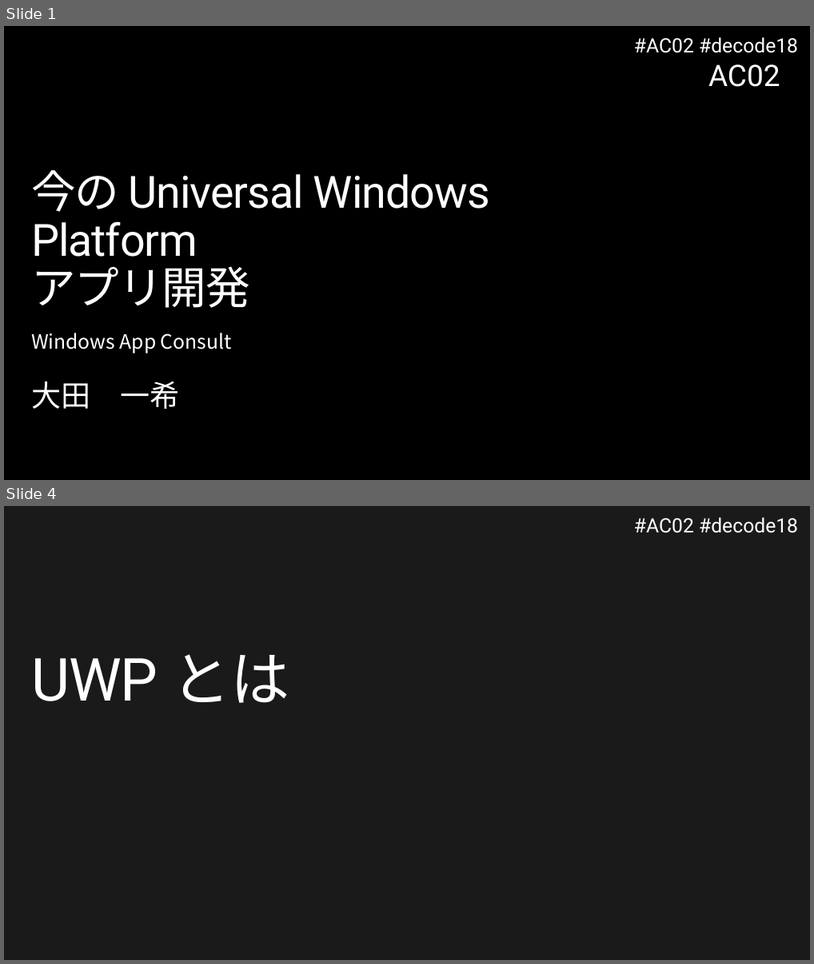
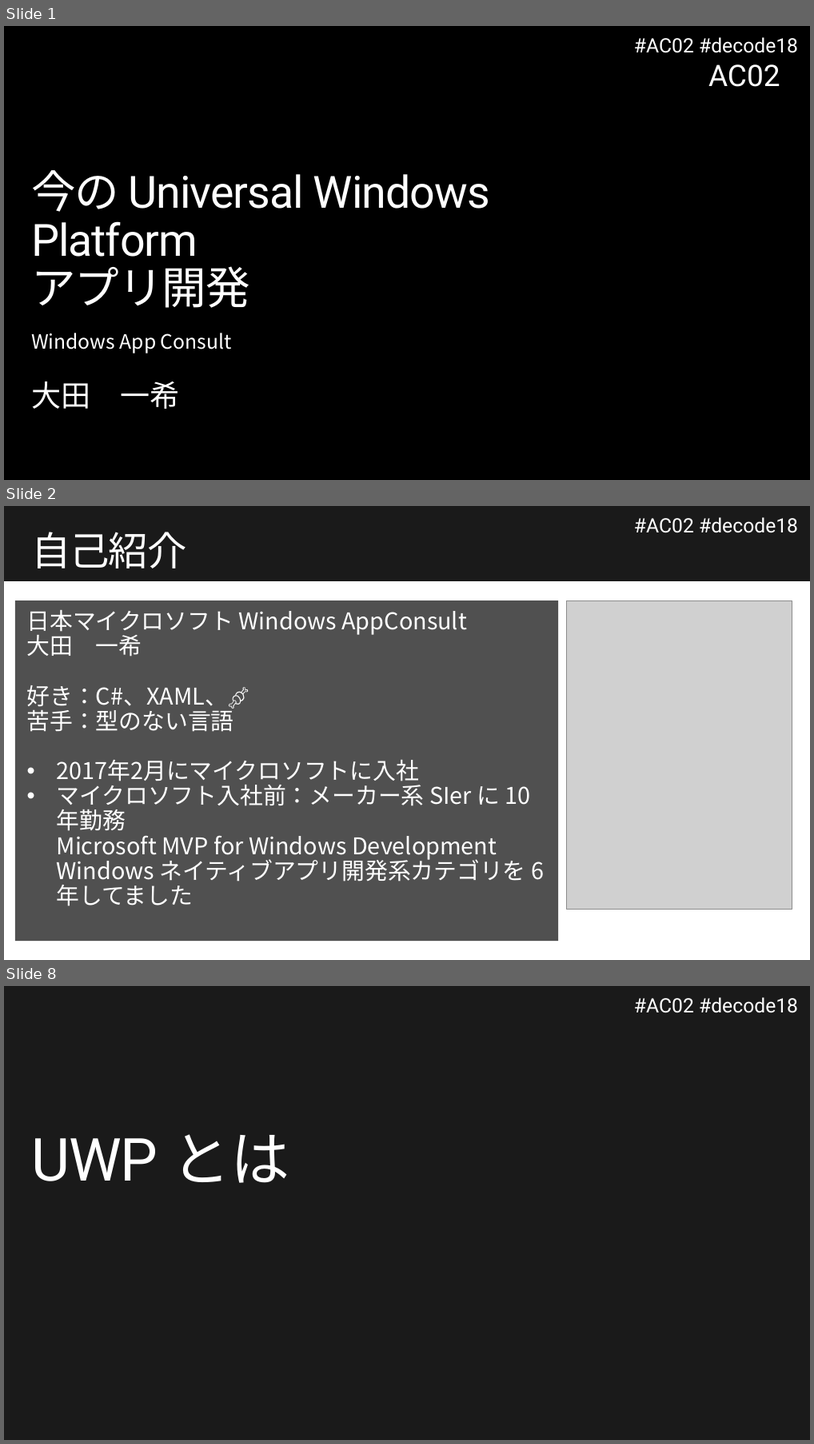
Before and after one commit to runceel/decode2018, a slide deck: docs/AC02.pptx. Shown one above the other, each under a label of ours: slides 1 and 4 before the commit, slides 1, 2 and 8 after it; the slides between them are not shown. The pictures are 814x964 and 814x1444 pixels, drawn with LibreOffice and Linux fonts; fonts in the diff are those of the drawing; grey boxes stand for pictures; background and template pictures are left out. Boxes give left, top, right and bottom in pixels: in the first picture for what was removed or moved away, otherwise in the second. Text is boxed around its words. In the diff, an @@ line names an element or a change of style, - is before the commit and + after.

```diff
--- a/docs/AC02.pptx
+++ b/docs/AC02.pptx
@@ slide 2 added at bbox=[4, 506, 810, 960], background #FFFFFF; not listed: 1 template element that a slide beside it also shows @@
@@ rectangle added at bbox=[4, 506, 810, 581], fill #1A1A1A @@
@@ text added at bbox=[634, 517, 798, 533], 24 pt, text #1A1A1A @@
+#AC02 #decode18
@@ title added at bbox=[31, 532, 186, 568], 48 pt, text #FFFFFF @@
+自己紹介
@@ rectangle added at bbox=[15, 600, 559, 940], fill #505050, 28 pt, text #FFFFFF @@
+日本マイクロソフト Windows AppConsult
+大田 一希
+好き：C#、XAML、🍖
+苦手：型のない言語
+• 2017年2月にマイクロソフトに入社
+• マイクロソフト入社前：メーカー系 SIer に 10 年勤務
+  Microsoft MVP for Windows Development
+  Windows ネイティブアプリ開発系カテゴリを 6 年してました
@@ picture added at bbox=[566, 600, 794, 908] @@
@@ what was slide 4 is now slide 8 @@
```
Also in this commit, not shown: 3 slides changed, 24 other slides added, 2 slides removed.
